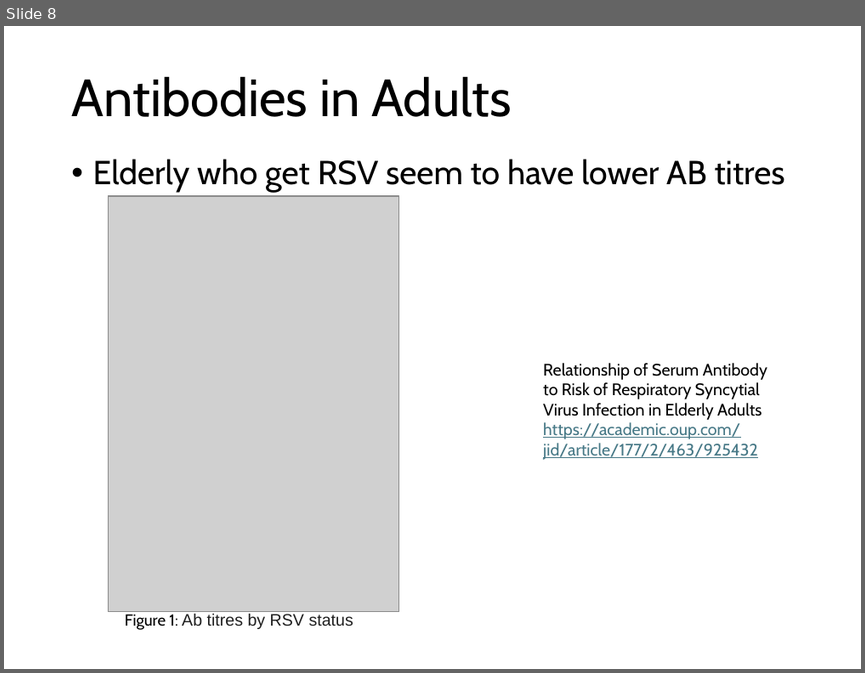
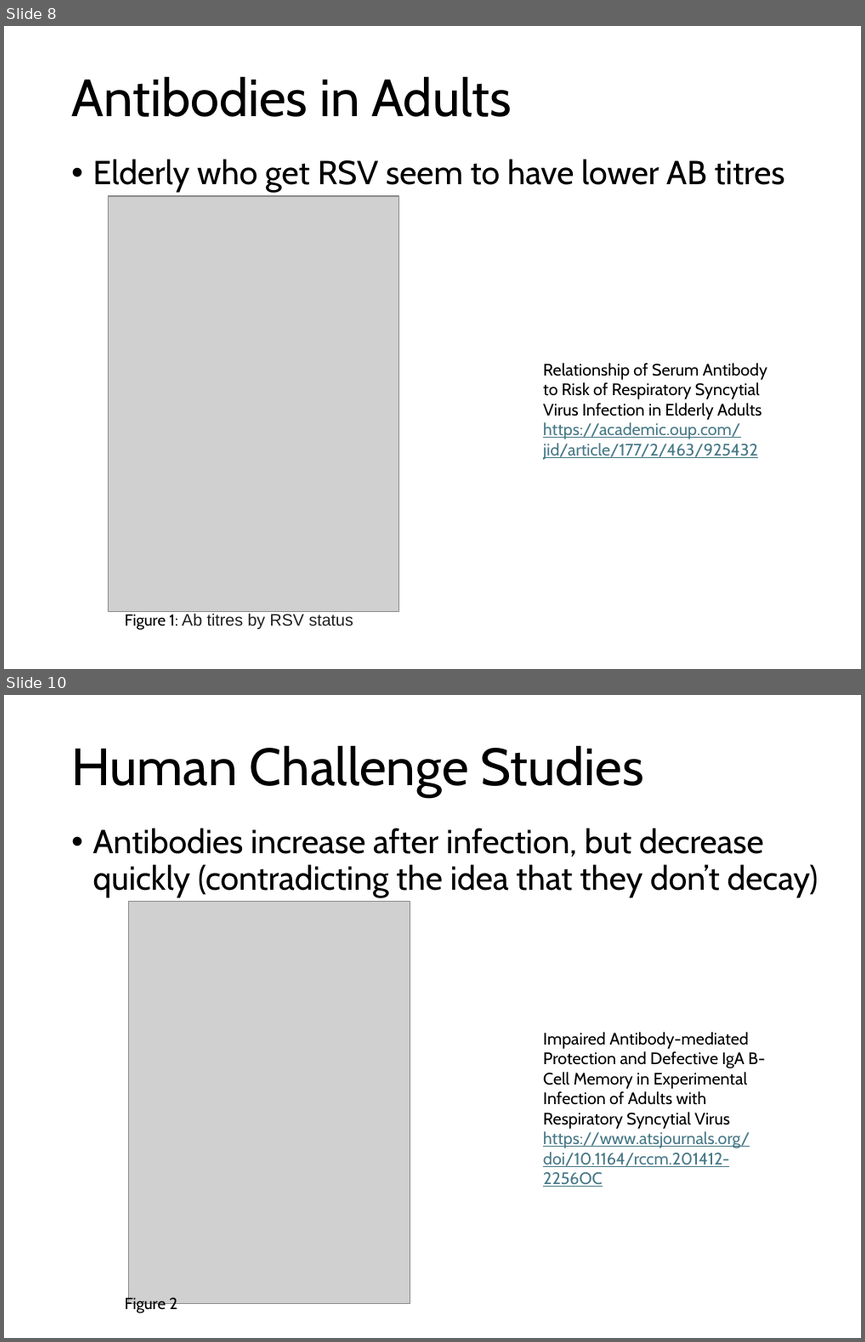
Before and after one commit to deborahcromer/RSVcorrelates, a slide deck: raw-data/RSV Data Summary.pptx. Shown one above the other, each under a label of ours: slide 8 before the commit, slides 8 and 10 after it; the slides between them are not shown. The pictures are 865x673 and 865x1342 pixels, drawn with LibreOffice and Linux fonts; fonts in the diff are those of the drawing; grey boxes stand for pictures. Boxes give left, top, right and bottom in pixels: in the first picture for what was removed or moved away, otherwise in the second. Text is boxed around its words. In the diff, an @@ line names an element or a change of style, - is before the commit and + after.

```diff
--- a/raw-data/RSV Data Summary.pptx
+++ b/raw-data/RSV Data Summary.pptx
@@ slide 10 added at (x1=4, y1=695, x2=861, y2=1338), background #FFFFFF @@
@@ title added at (x1=71, y1=745, x2=643, y2=797), 44 pt, text #000000 @@
+Human Challenge Studies
@@ text added at (x1=93, y1=828, x2=818, y2=897), 28 pt, text #000000 @@
+• Antibodies increase after infection, but decrease quickly (contradicting the idea that they don’t decay)
@@ picture added at (x1=129, y1=901, x2=410, y2=1304) @@
@@ text added at (x1=543, y1=1032, x2=765, y2=1186), 14 pt, text #000000 @@
+Impaired Antibody-mediated Protection and Defective IgA B-Cell Memory in Experimental Infection of Adults with Respiratory Syncytial Virus
+https://www.atsjournals.org/doi/10.1164/rccm.201412-2256OC
@@ text added at (x1=125, y1=1295, x2=177, y2=1313), 13.5 pt, text #000000 @@
+Figure 2
```
Also in this commit, not shown: 2 other slides added, 1 other file.
